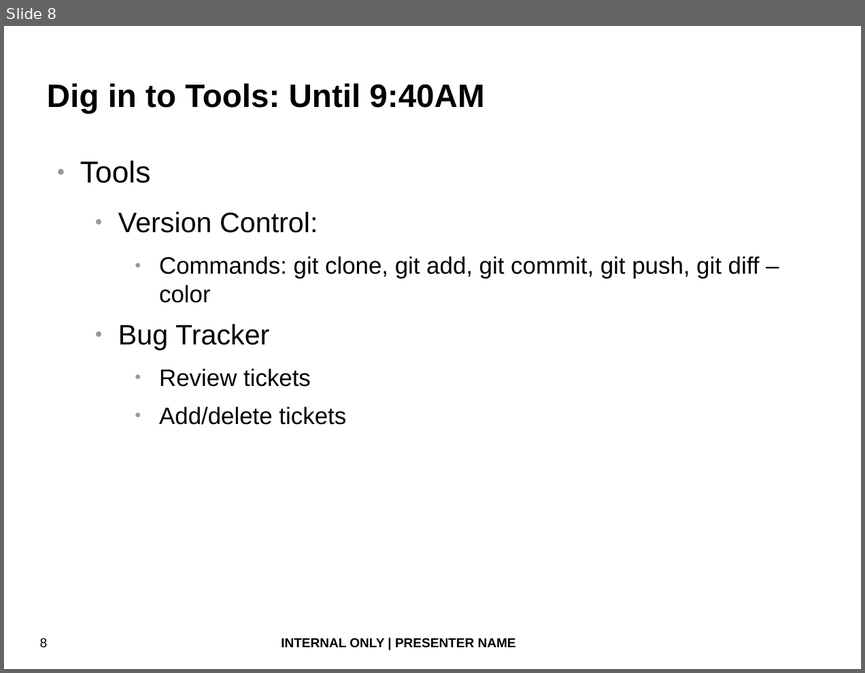
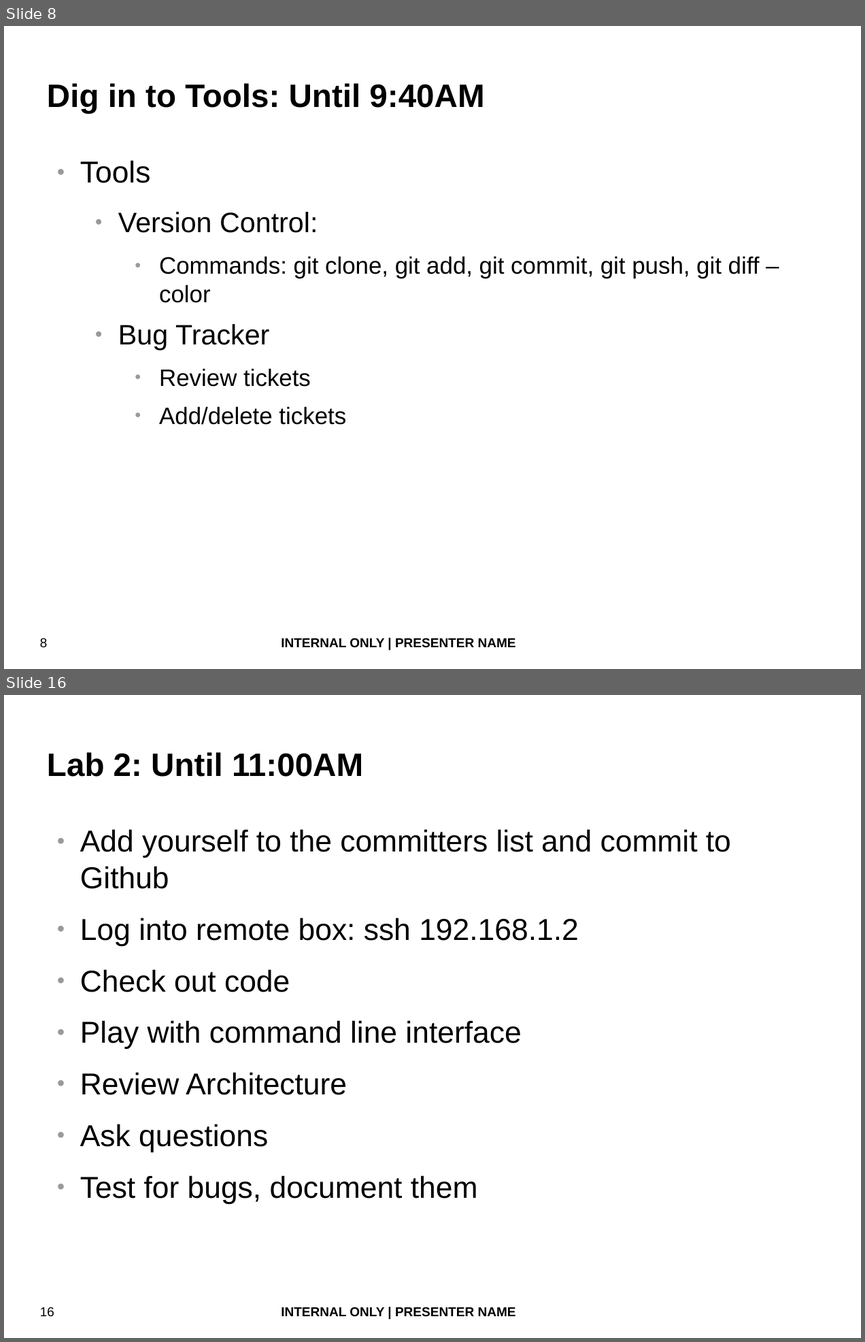
Before and after one commit to fatherlinux/shiva, a slide deck: bash_devops.odp. Shown one above the other, each under a label of ours: slide 8 before the commit, slides 8 and 16 after it; the slides between them are not shown. The pictures are 865x673 and 865x1342 pixels, drawn with LibreOffice and Linux fonts; fonts in the diff are those of the drawing; background and template pictures are left out. Boxes give left, top, right and bottom in pixels: in the first picture for what was removed or moved away, otherwise in the second. Text is boxed around its words. In the diff, an @@ line names an element or a change of style, - is before the commit and + after.

```diff
--- a/bash_devops.odp
+++ b/bash_devops.odp
@@ slide 16 added at (4, 695, 861, 1338), background #FFFFFF; not listed: 2 template elements that a slide beside it also shows @@
@@ title added at (47, 752, 363, 777), 30 pt, text #000000, bold @@
+Lab 2: Until 11:00AM
@@ text added at (80, 829, 731, 1204), 28 pt, text #000000 @@
+● Add yourself to the committers list and commit to Github
+● Log into remote box: ssh 192.168.1.2
+● Check out code
+● Play with command line interface
+● Review Architecture
+● Ask questions
+● Test for bugs, document them
```
Also in this commit, not shown: 4 slides changed, 13 other slides added, 1 slide removed.
